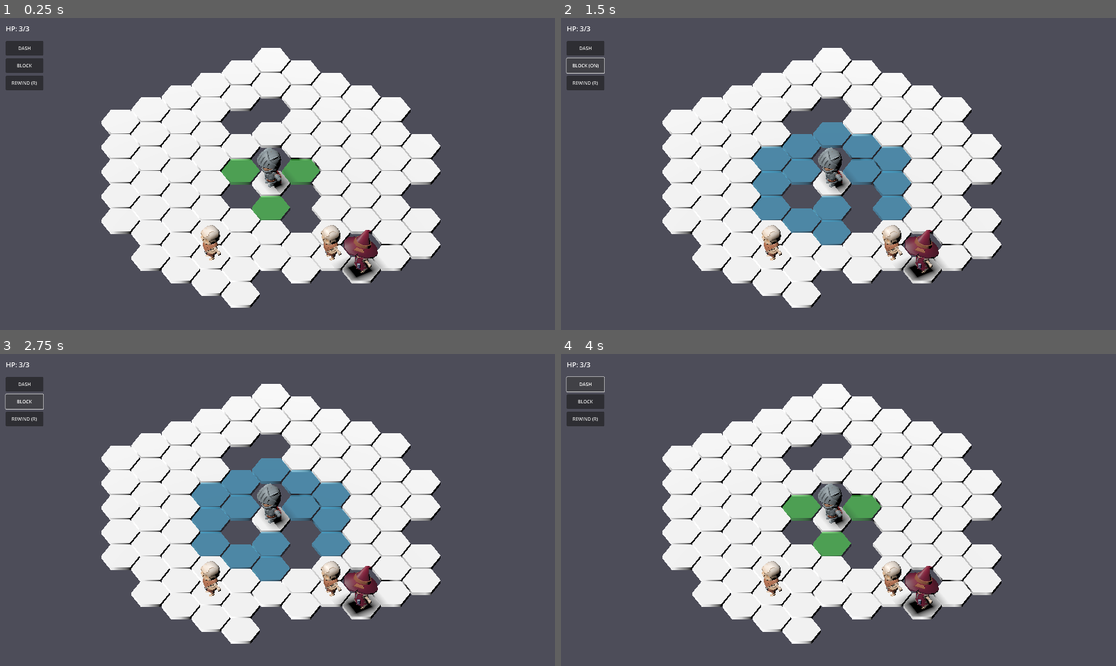
Above: before the commit, frames 1-4 (two rows, left to right).
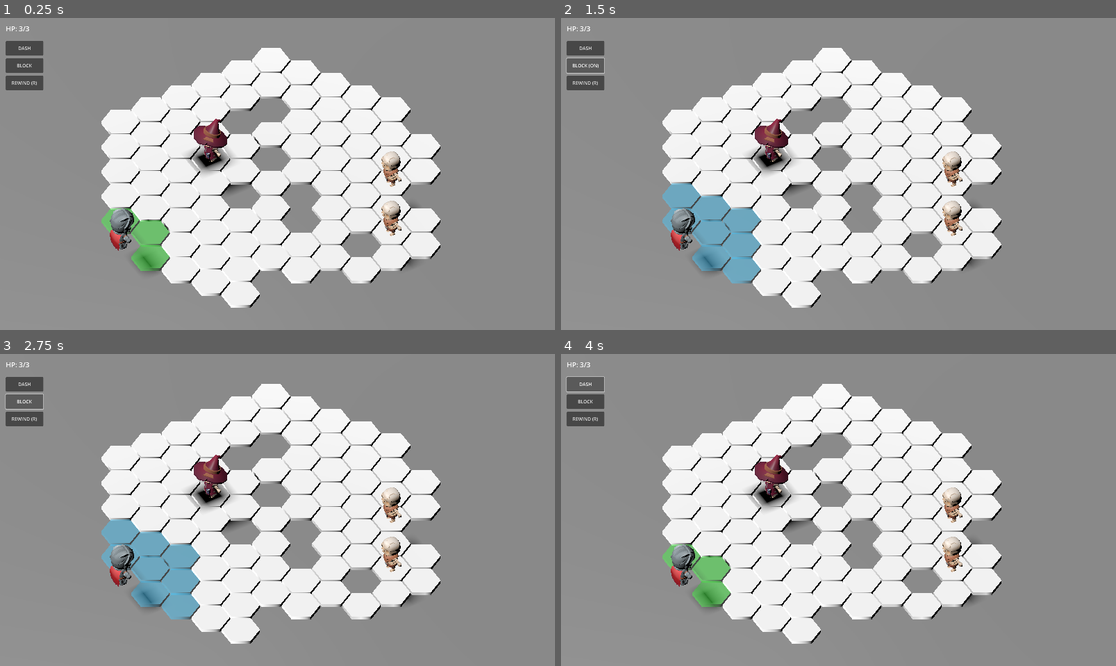
Above: after the commit, the same moments.

Repository: cwahlfeldt/vexagon
Game: Godot game, scene res://scenes/main.tscn
Same seed, same stepped clock (60 frames per second), same inputs: the game is played once before the commit and once after it.
Inputs:
- Up to frame 1 (0.25 s): no input
- Up to frame 2 (1.5 s): click "DASH" at 0.5 s; click "BLOCK" at 1.25 s
- Up to frame 3 (2.75 s): click "BLOCK (ON)" at 2 s
- Up to frame 4 (4 s): click "REWIND (R)" at 2.75 s; click "DASH" at 3.5 s

The runs differ from the first frame. In frame 1, 72% of the frame differs, in the area x 0-100%, y 0-100%; in frame 2, 78%; in frame 3, 78%; in frame 4, 72%.

Commit message:
looking better

Diff:
--- a/scenes/main.tscn
+++ b/scenes/main.tscn
@@ -6,6 +6,8 @@
 [ext_resource type="PackedScene" uid="uid://c2jrk5m8xtw7e" path="res://scenes/grunt.tscn" id="4_grunt"]
 [ext_resource type="PackedScene" uid="uid://d1fyh5m8yw2la" path="res://scenes/wizard.tscn" id="5_wizard"]
 [ext_resource type="PackedScene" uid="uid://d4lan7m2q5vu7" path="res://scenes/ui.tscn" id="6_ui"]
+
+[sub_resource type="PlaneMesh" id="PlaneMesh_tefeu"]
 
 [node name="Main" type="Node3D"]
 script = ExtResource("1_main")
@@ -38,3 +40,7 @@
 transform = Transform3D(1, 0, 0, 0, 1, 0, 0, 0, 1, 0, 0, 3)
 
 [node name="UI" parent="." instance=ExtResource("6_ui")]
+
+[node name="MeshInstance3D" type="MeshInstance3D" parent="."]
+transform = Transform3D(-330.026, 0, 0, 0, 1, 0, 0, 0, -365.69235, 0, -2, 0)
+mesh = SubResource("PlaneMesh_tefeu")
--- a/scenes/player.tscn
+++ b/scenes/player.tscn
@@ -1,10 +1,10 @@
 [gd_scene load_steps=3 format=3 uid="uid://bkq5n8h7p2vu6"]
 
-[ext_resource type="Script" path="res://scripts/player.gd" id="1_player"]
-[ext_resource type="PackedScene" path="res://assets/models/characters/Knight/Knight.glb" id="2_model"]
+[ext_resource type="Script" uid="uid://uogsx8dfcwke" path="res://scripts/player.gd" id="1_player"]
+[ext_resource type="PackedScene" uid="uid://cjk0jqjaotpjc" path="res://assets/models/characters/Knight/Knight.glb" id="2_model"]
 
 [node name="Player" type="Node3D"]
+transform = Transform3D(-1, 0, -8.742278e-08, 0, 1, 0, 8.742278e-08, 0, -1, 0, 0, 0)
 script = ExtResource("1_player")
 
 [node name="Model" parent="." instance=ExtResource("2_model")]
-transform = Transform3D(1, 0, 0, 0, 1, 0, 0, 0, 1, 0, 0, 0)
--- a/scripts/main.gd
+++ b/scripts/main.gd
@@ -23,19 +23,23 @@
 
 func position_units():
 	var player = $Units/Player
-	player.coord = Vector3i.ZERO
-	player.position = HexGrid.to_world(Vector3i.ZERO)
+	player.coord = Vector3i(0, 5, -5)
+	player.position = HexGrid.to_world(Vector3i(0, 5, -5))
 
 	# Position enemies randomly
 	var spawnable = []
 	for tile in get_tree().get_nodes_in_group("tiles"):
-		if tile.walkable and HexGrid.distance(tile.coord, Vector3i.ZERO) > 2:
+		if tile.walkable and HexGrid.distance(tile.coord, player.coord) > 2:
 			spawnable.append(tile.coord)
 	spawnable.shuffle()
 
-	var i := 0
+	var occupied_tiles = [player.coord]  # Track occupied positions
+
 	for enemy in get_tree().get_nodes_in_group("enemies"):
-		if i < spawnable.size():
-			enemy.coord = spawnable[i]
-			enemy.position = HexGrid.to_world(spawnable[i])
-			i += 1
+		# Find first unoccupied spawnable position
+		for spawn_coord in spawnable:
+			if spawn_coord not in occupied_tiles:
+				enemy.coord = spawn_coord
+				enemy.position = HexGrid.to_world(spawn_coord)
+				occupied_tiles.append(spawn_coord)
+				break
Not shown: 1 places in scenes/main.tscn that only renumber resources
